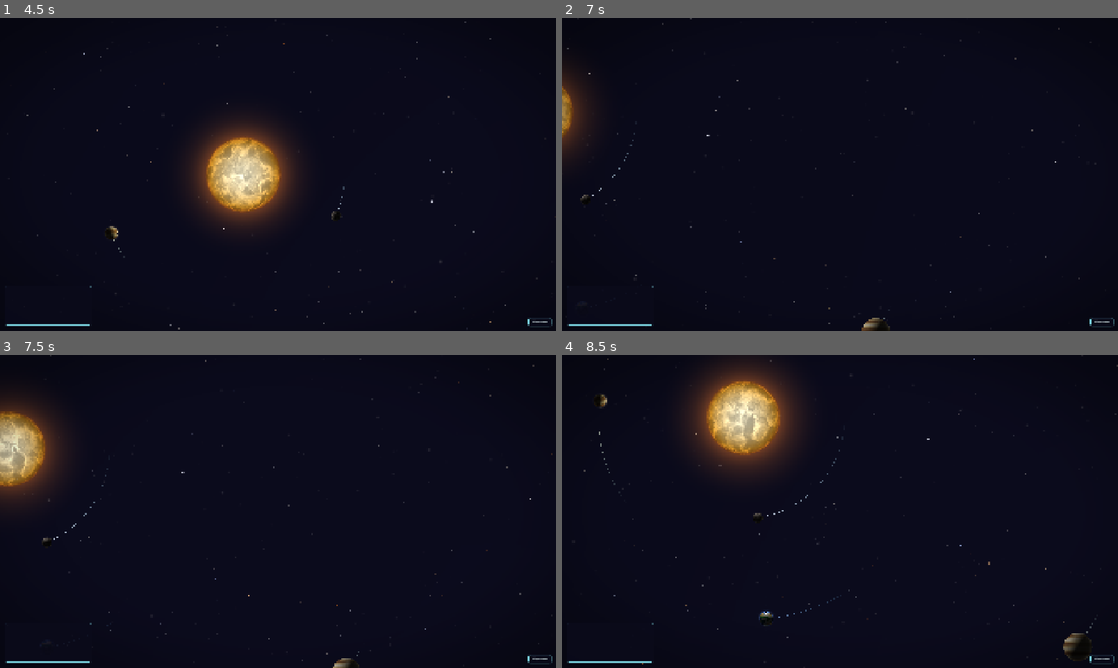
Above: before the commit, frames 1-4 (two rows, left to right).
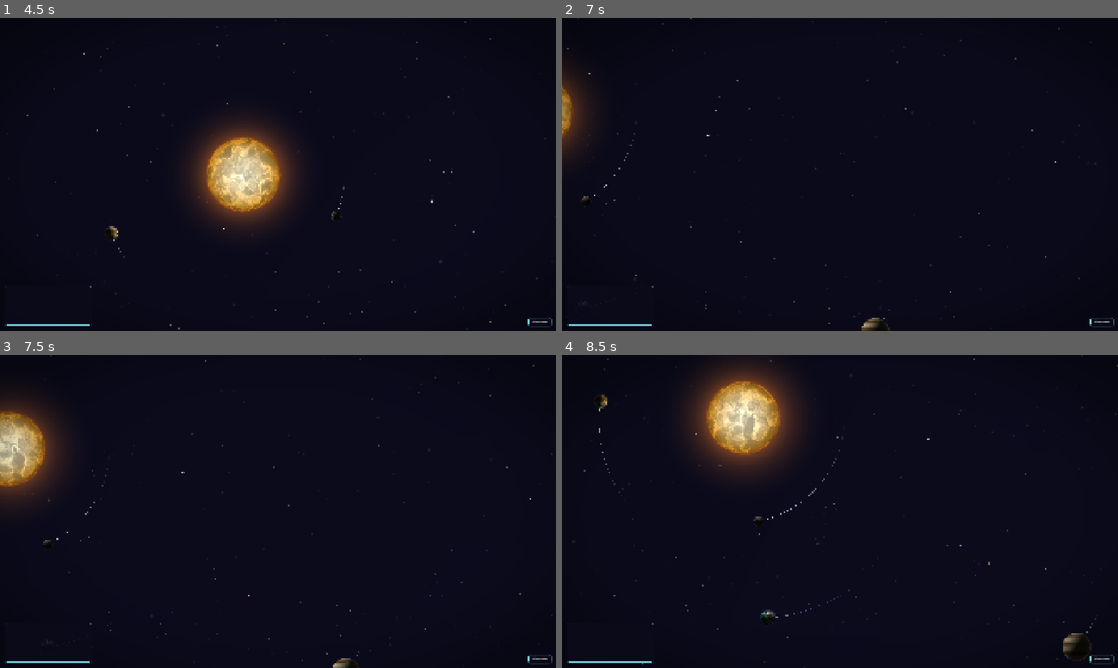
Above: after the commit, the same moments.

Repository: avantgardian/godot-space-idle
Game: Godot game, scene res://scenes/main_menu.tscn
Same seed, same stepped clock (60 frames per second), same inputs: the game is played once before the commit and once after it.
Inputs (mouse positions are in pixels of both pictures, inside the frame that each line leads up to):
- Up to frame 1 (4.5 s): click "New Game - Sandbox" at 0.5 s; click "Pause" at 1.25 s; click "Play" at 2 s; click "Play" at 2.75 s; click "Resume" at 3.5 s; tap Enter at 4.25 s; move the mouse to (400, 158) at 4.27 s; hold Right (ship_rotate_right) from 4.28 s (still down); tap G at 4.35 s; click (400, 158) at 4.42 s
- Up to frame 2 (7 s): tap H at 4.55, 6.05 s; release Right (ship_rotate_right) at 5 s; drag from (728, 190) to (812, 237) at 5.02 s; move the mouse to (895, 105) at 5.77 s; press the mouse at (895, 105) at 5.78 s; hold Right (ship_rotate_right) 5.78-6.5 s; release the mouse at (895, 105) at 6.5 s; drag from (812, 237) to (673, 127) at 6.52 s
- Up to frame 3 (7.5 s): tap Space (toggle_ship_follow) at 7.25 s; move the mouse to (444, 558) at 7.27 s; hold Left (ship_rotate_left) from 7.28 s (still down); hold Space (toggle_ship_follow) from 7.28 s (still down)
- Up to frame 4 (8.5 s): tap H at 7.55 s; release Left (ship_rotate_left) at 8 s; release Space (toggle_ship_follow) at 8 s; drag from (673, 464) to (756, 433) at 8.02 s

Frame 1 is identical in both runs. In frame 2, less than 0.1% of the frame differs, in the area x 3-59%, y 50-99%; in frame 3, less than 0.1%; in frame 4, 0.2%, in the area x 6-96%, y 13-98%.

Commit message:
feat(nbody): planet-planet mutual gravity experiment behind flag (#289)
Add opt-in N-body for the 8 sandbox planets to evaluate perf and
stability. Flag off by default so existing Kepler orbits unchanged.

- OrbitalBody: enum PlanetGravityMode (REALISTIC/EXAGGERATED), peer
  snapshot Array[Dictionary], configure + set_peer_data, softened
  mutual acc, Time.get_ticks_usec bench, reference_gm_default.
  Realistic uses G*m (G=GM_sun/M_sun), exaggerated reuses asteroid
  scaling (G*pow(m,0.3)*5). Both share PLANET_SOFTENING=150.

- Main: @export enable_planet_mutual_gravity, mode, scale,
  softening; _reference_gm from Mercury GM, per-frame peer snapshot
  distribution (Main runs before planets, 1-frame snapshot),
  _configure_planet_gravity each frame, bench log every 2s, G/H keys
  to toggle/mode-cycle at runtime.

Perf: 56 force evals/frame (28 pairs) -> ~15us (0.02ms) @ 200k iter
bench, ~0.09% of 60Hz budget. Pow adds ~1.3us. Negligible vs
star-field/trails. Scales O(P^2), trivial for P=8 (400 evals @ P=20
still <0.1ms).

Stability (18000 steps/5min sim): realistic drift 0.65% (ecc 0.01,
stable), realistic x10 drift 6.3% (visible), exaggerated x1 drift
520% (ejected, unstable). See issue for full numbers.

Closes #289

Diff:
--- a/scripts/bodies/orbital_body.gd
+++ b/scripts/bodies/orbital_body.gd
@@ -2,6 +2,11 @@
 extends Node2D
 
 signal collided_with_sun(body: Node2D)
+
+enum PlanetGravityMode {
+	REALISTIC,
+	EXAGGERATED,
+}
 
 const _TEX: GDScript = preload("res://scripts/util/texture_utils.gd")
 const _TRAIL: GDScript = preload("res://scripts/components/trail_component.gd")
@@ -9,6 +14,12 @@
 const _ATM_SHADER: Shader = preload("res://shaders/bodies/atmosphere_rim.gdshader")
 const PAL: GDScript = preload("res://scripts/util/planet_palette.gd")
 const _COLLISION: GDScript = preload("res://scripts/util/collision_profile.gd")
+const PLANET_GRAVITY_SCALE: float = 5.0
+const PLANET_MASS_EXPONENT: float = 0.3
+const PLANET_SOFTENING: float = 150.0
+
+static var _bench_total_us: int = 0
+static var _bench_samples: int = 0
 
 @export var orbit_radius: float = 500.0
 @export var orbit_period: float = 48.0
@@ -41,6 +52,12 @@
 var _planet_time: float = 0.0
 var _shader_mat: ShaderMaterial
 var _last_light_dir: Vector2 = Vector2.ZERO
+var _peer_data: Array[Dictionary] = []
+var _planet_gravity_enabled: bool = false
+var _planet_gravity_mode: PlanetGravityMode = PlanetGravityMode.REALISTIC
+var _planet_gravity_scale: float = 1.0
+var _planet_softening: float = PLANET_SOFTENING
+var _reference_gm: float = 0.0
 
 
 func is_dead() -> bool:
@@ -52,6 +69,35 @@
 		_trail_component.fade_out()
 	_dead = true
 	visible = false
+
+
+func set_peer_data(data: Array[Dictionary]) -> void:
+	_peer_data = data
+
+
+func configure_planet_gravity(
+	enabled: bool, mode: PlanetGravityMode, scale: float, softening: float, reference_gm: float
+) -> void:
+	_planet_gravity_enabled = enabled
+	_planet_gravity_mode = mode
+	_planet_gravity_scale = scale
+	_planet_softening = softening
+	_reference_gm = reference_gm
+
+
+static func get_planet_gravity_bench_avg_us() -> float:
+	if _bench_samples == 0:
+		return 0.0
+	return float(_bench_total_us) / float(_bench_samples)
+
+
+static func reset_planet_gravity_bench() -> void:
+	_bench_total_us = 0
+	_bench_samples = 0
+
+
+static func reference_gm_default() -> float:
+	return kepler_gm(350.0, 25.0)
 
 
 func get_vel() -> Vector2:
@@ -189,6 +235,38 @@
 		r2 = 1.0
 	var r: float = sqrt(r2)
 	var acc: Vector2 = -gm / r2 * _pos / r
+	if _planet_gravity_enabled and not _peer_data.is_empty() and _reference_gm > 0.0:
+		var bench_start: int = Time.get_ticks_usec()
+		for peer: Dictionary in _peer_data:
+			@warning_ignore("unsafe_property_access", "unsafe_cast")
+			var peer_pos: Vector2 = peer.pos as Vector2
+			@warning_ignore("unsafe_property_access", "unsafe_cast")
+			var peer_mass: float = peer.mass as float
+			if peer_mass <= 0.0:
+				continue
+			var offset: Vector2 = peer_pos - _pos
+			var dist_sq: float = offset.length_squared()
+			if dist_sq < 1e-6:
+				continue
+			var dist: float = sqrt(dist_sq)
+			var softened_r2: float = dist_sq + _planet_softening * _planet_softening
+			if _planet_gravity_mode == PlanetGravityMode.REALISTIC:
+				acc += (
+					_reference_gm * peer_mass * _planet_gravity_scale / softened_r2 * offset / dist
+				)
+			else:
+				acc += (
+					_reference_gm
+					* pow(peer_mass, PLANET_MASS_EXPONENT)
+					/ softened_r2
+					* offset
+					/ dist
+					* PLANET_GRAVITY_SCALE
+					* _planet_gravity_scale
+				)
+		var bench_end: int = Time.get_ticks_usec()
+		_bench_total_us += bench_end - bench_start
+		_bench_samples += 1
 	_vel += acc * delta
 	_pos += _vel * delta
 	position = _pos
--- a/scripts/controllers/main.gd
+++ b/scripts/controllers/main.gd
@@ -2,10 +2,18 @@
 
 const _PLANET_POPUP: GDScript = preload("res://scripts/ui/planet_popup.gd")
 const _RING_SYSTEM: GDScript = preload("res://scripts/components/ring_system.gd")
+
+@export var enable_planet_mutual_gravity: bool = false
+@export
+var planet_gravity_mode: OrbitalBody.PlanetGravityMode = OrbitalBody.PlanetGravityMode.REALISTIC
+@export var planet_gravity_scale: float = 1.0
+@export var planet_softening: float = 150.0
 
 var _planet_data: Array[Node2D]
 var _planet_popup: PlanetPopup
 var _planet_data_cache: Array[Dictionary] = []
+var _reference_gm: float = 0.0
+var _bench_log_timer: float = 0.0
 
 
 func _ready() -> void:
@@ -42,6 +50,10 @@
 	_collision_mgr = _COLLISION_MGR.new(
 		_planet_data, _ASTEROID_SCRIPT, _impact_fx, _event_log, _find_planet_idx, _post_fx.trigger
 	)
+	_reference_gm = _get_asteroid_gm()
+	if _reference_gm <= 0.0:
+		_reference_gm = OrbitalBody.reference_gm_default()
+	_configure_planet_gravity()
 
 
 func _physics_process(delta: float) -> void:
@@ -57,8 +69,76 @@
 		@warning_ignore("unsafe_property_access", "unsafe_method_access")
 		cache.mass = planet.mass if not planet.is_dead() else 0.0
 	_spawner.set_planet_data(_planet_data_cache)
+	_configure_planet_gravity()
+	if enable_planet_mutual_gravity:
+		for planet: Node2D in _planet_data:
+			@warning_ignore("unsafe_method_access", "unsafe_cast")
+			(planet as OrbitalBody).set_peer_data(_planet_data_cache)
+	else:
+		var empty: Array[Dictionary] = []
+		for planet: Node2D in _planet_data:
+			@warning_ignore("unsafe_method_access", "unsafe_cast")
+			(planet as OrbitalBody).set_peer_data(empty)
 	if _planet_popup and not _camera.is_following():
 		_close_planet_popup()
+	_bench_log_timer += delta
+	if _bench_log_timer >= 2.0:
+		_bench_log_timer = 0.0
+		if enable_planet_mutual_gravity:
+			var avg: float = OrbitalBody.get_planet_gravity_bench_avg_us()
+			if avg > 0.0:
+				print(
+					(
+						"[N-body] enabled mode=%s scale=%.2f soft=%.1f avg_mutual_us=%.2f"
+						% [str(planet_gravity_mode), planet_gravity_scale, planet_softening, avg]
+					)
+				)
+			OrbitalBody.reset_planet_gravity_bench()
+
+
+func _configure_planet_gravity() -> void:
+	if _reference_gm <= 0.0:
+		_reference_gm = OrbitalBody.reference_gm_default()
+	for planet: Node2D in _planet_data:
+		@warning_ignore("unsafe_method_access", "unsafe_cast")
+		(planet as OrbitalBody).configure_planet_gravity(
+			enable_planet_mutual_gravity,
+			planet_gravity_mode,
+			planet_gravity_scale,
+			planet_softening,
+			_reference_gm
+		)
+
+
+func _on_key_pressed(event: InputEvent) -> void:
+	@warning_ignore("unsafe_property_access")
+	var is_key: bool = event is InputEventKey
+	if not is_key:
+		return
+	@warning_ignore("unsafe_cast")
+	var key_event: InputEventKey = event as InputEventKey
+	@warning_ignore("unsafe_property_access")
+	var kc: int = key_event.keycode
+	if kc == KEY_G:
+		enable_planet_mutual_gravity = not enable_planet_mutual_gravity
+		_configure_planet_gravity()
+		OrbitalBody.reset_planet_gravity_bench()
+		print("[N-body] toggle enable=%s" % str(enable_planet_mutual_gravity))
+		return
+	if kc == KEY_H:
+		if planet_gravity_mode == OrbitalBody.PlanetGravityMode.REALISTIC:
+			planet_gravity_mode = OrbitalBody.PlanetGravityMode.EXAGGERATED
+		else:
+			planet_gravity_mode = OrbitalBody.PlanetGravityMode.REALISTIC
+		_configure_planet_gravity()
+		OrbitalBody.reset_planet_gravity_bench()
+		print(
+			(
+				"[N-body] mode -> %s scale=%.2f soft=%.1f"
+				% [str(planet_gravity_mode), planet_gravity_scale, planet_softening]
+			)
+		)
+		return
 
 
 func _get_asteroid_gm() -> float:
